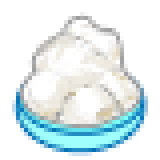
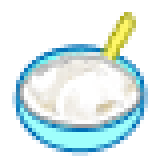
Layers edited between the first and the second 160px x 160px image:
added layer "Слой 2" in group "sour-cream" over [32, 12, 140, 80]
painted on "Слой 1" over [24, 20, 140, 128]
painted on "Фигура 4" over [20, 16, 140, 100]
painted on "Фигура 3 (копия)" over [16, 44, 148, 136]
painted on "Фигура 3" over [12, 44, 148, 156]
